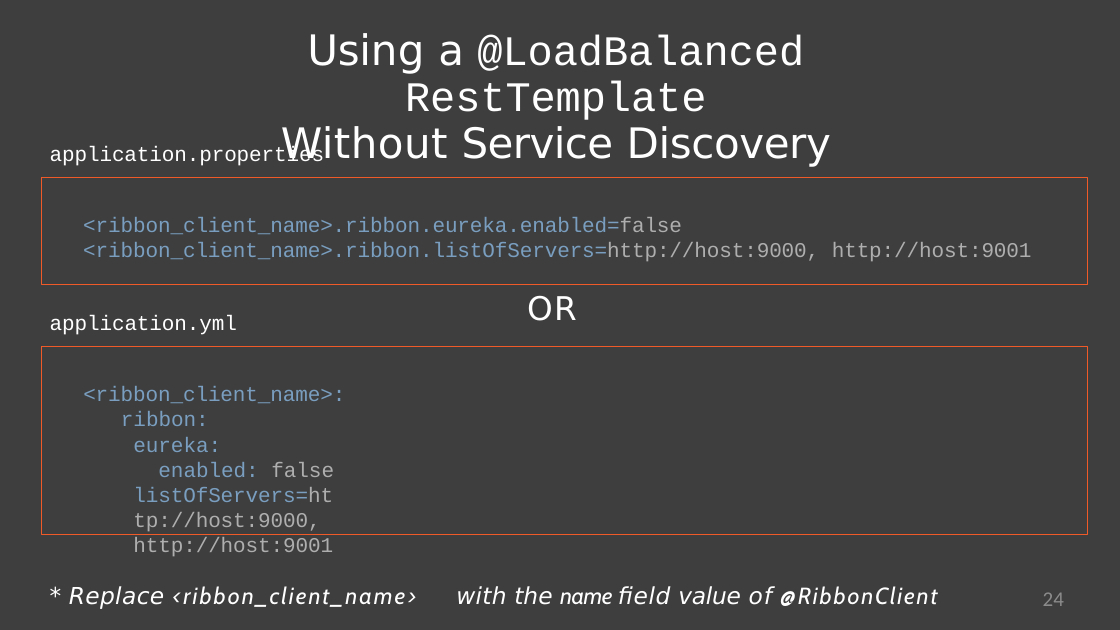
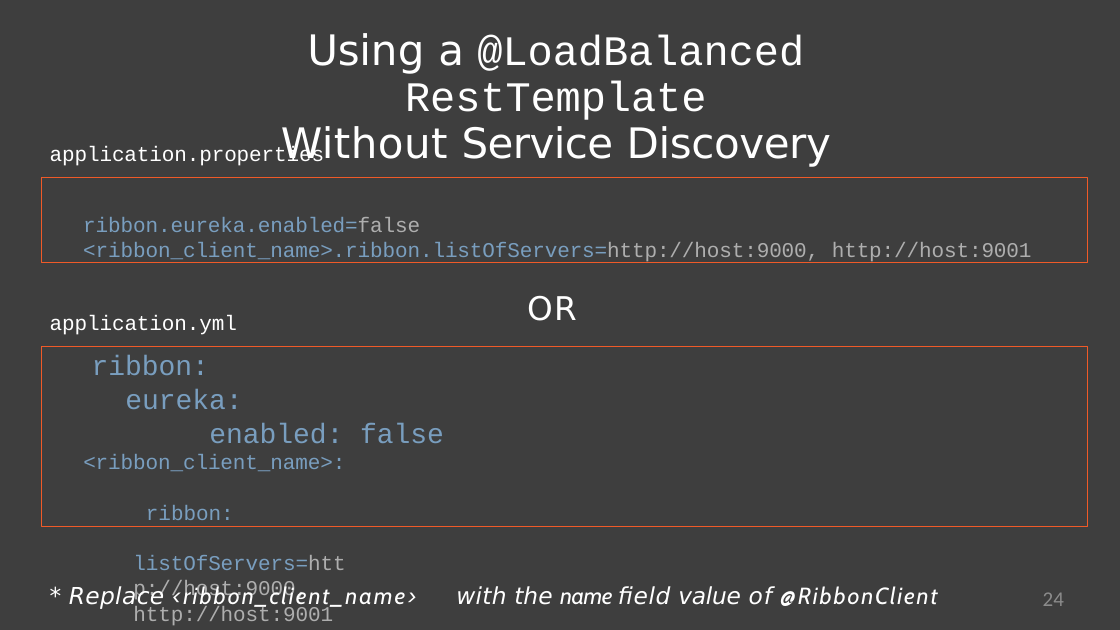
Before and after one commit to StevenJoseph19/MicroServicesWithSpringCloud, a slide deck: slide 24 of Day 14/Slides/6. Calling Services Using Client-side Load Balancing/calling-services-using-client-side-load-balancing-slides.pptx. Drawn at 1120x630 pixels with LibreOffice and Linux fonts; fonts in the diff are those of the drawing; background and template pictures are left out. Boxes give left, top, right and bottom in pixels: in the first picture for what was removed or moved away, otherwise in the second. Text is boxed around its words. In the diff, an @@ line names an element or a change of style, - is before the commit and + after.

```diff
--- a/Day 14/Slides/6. Calling Services Using Client-side Load Balancing/calling-services-using-client-side-load-balancing-slides.pptx
+++ b/Day 14/Slides/6. Calling Services Using Client-side Load Balancing/calling-services-using-client-side-load-balancing-slides.pptx
@@ rectangle "ribbon.eureka.enabled=false": place and size @@
-rectangle "ribbon.eureka.enabled=false" at (41,177,1088,284)
+rectangle "ribbon.eureka.enabled=false" at (41,177,1088,262)
@@ text in rectangle at (83,217,420,232): text changed @@
-<ribbon_client_name>.ribbon.eureka.enabled=false
+ribbon.eureka.enabled=false
@@ rectangle "ribbon:": place and size @@
-rectangle "ribbon:" at (41,347,1088,534)
+rectangle "ribbon:" at (41,347,1088,527)
@@ text in rectangle at (83,355,444,527): text changed @@
-<ribbon_client_name>: ribbon:
-eureka: enabled: false
+ribbon:
+eureka:
+enabled: false
+<ribbon_client_name>:
+ribbon:
```
Also in this commit, not shown: 2 other slides changed, 59 other files.
